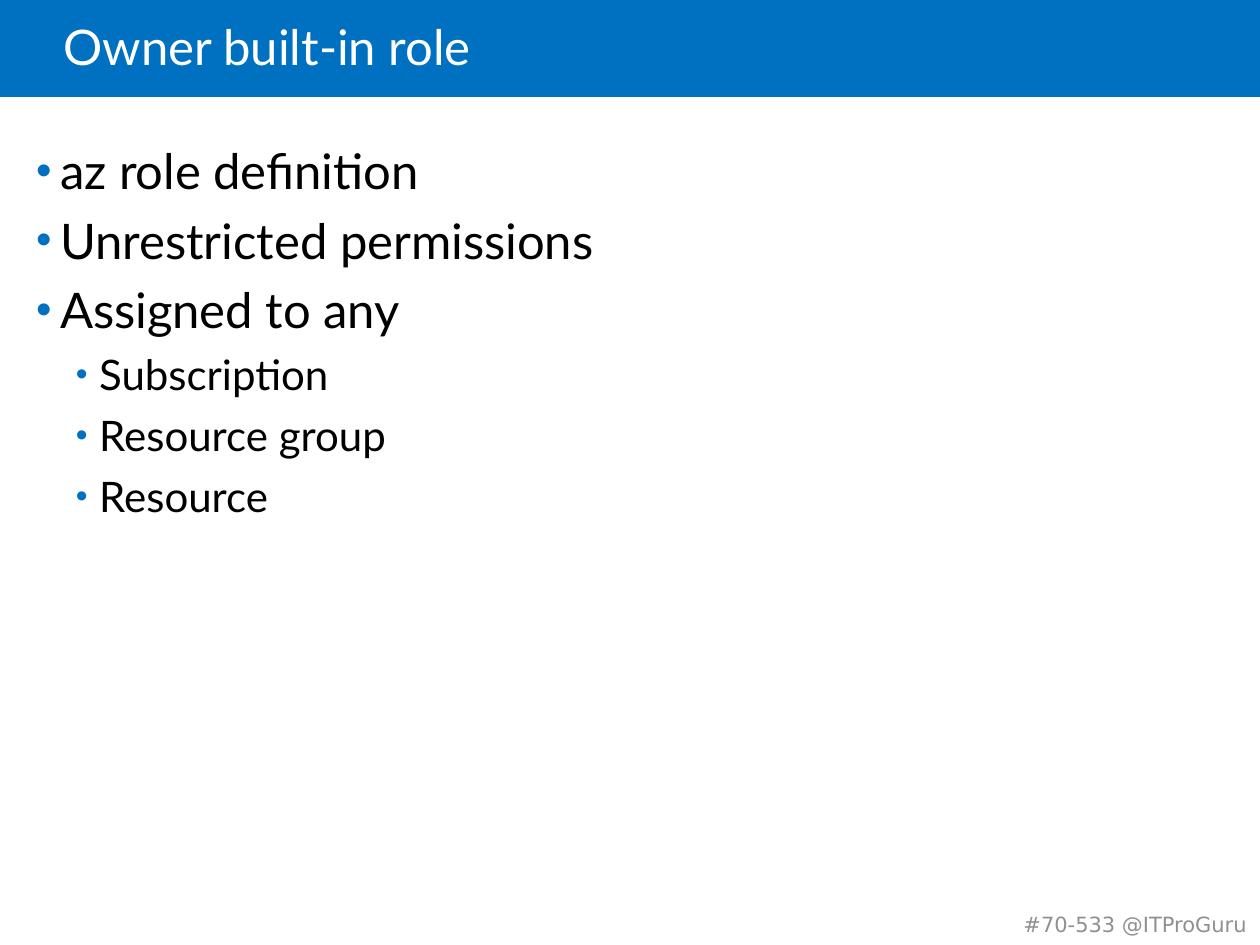
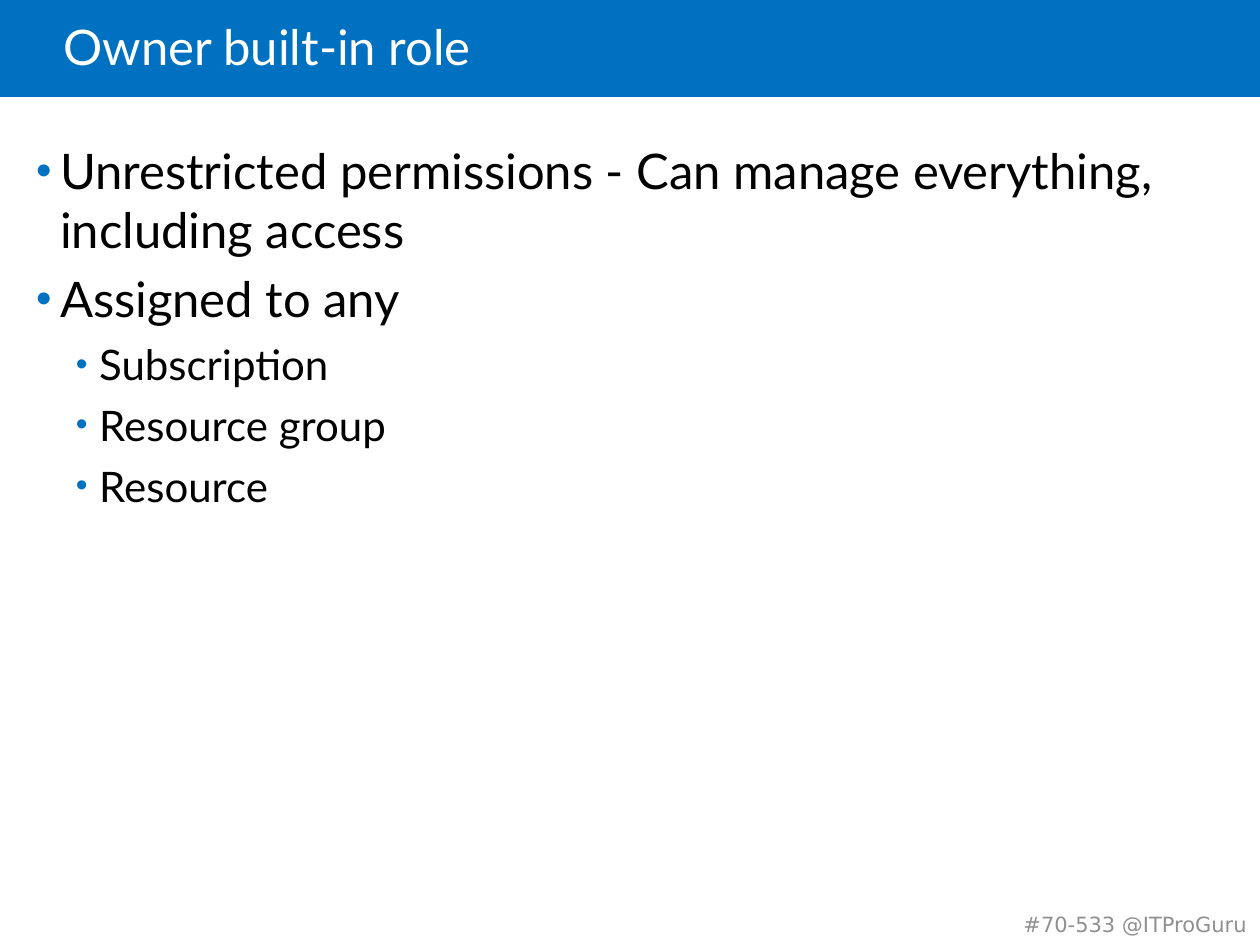
Before and after one commit to guruskill/70-533, a slide deck: slide 31 of 70-533-05-ARMTemplates.pptx. Drawn at 1260x945 pixels with LibreOffice and Linux fonts; fonts in the diff are those of the drawing. Boxes give left, top, right and bottom in pixels: in the first picture for what was removed or moved away, otherwise in the second. Text is boxed around its words. In the diff, an @@ line names an element or a change of style, - is before the commit and + after.

```diff
--- a/70-533-05-ARMTemplates.pptx
+++ b/70-533-05-ARMTemplates.pptx
@@ text at (60,153,1152,257): text changed @@
-• az role definition
-• Unrestricted permissions
+• Unrestricted permissions - Can manage everything, including access
```
Also in this commit, not shown: 9 other slides changed, 5 slides added, 2 slides removed.
